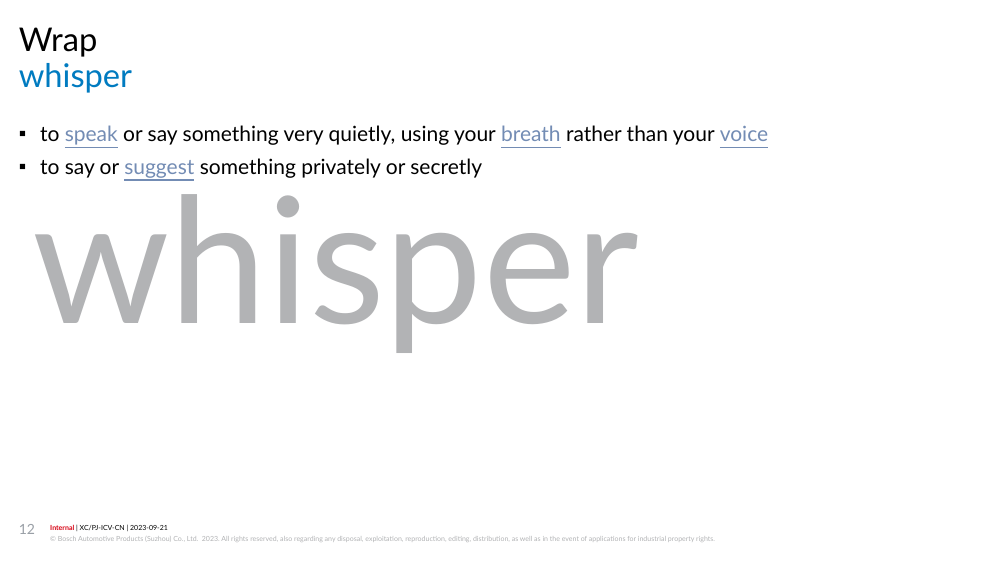
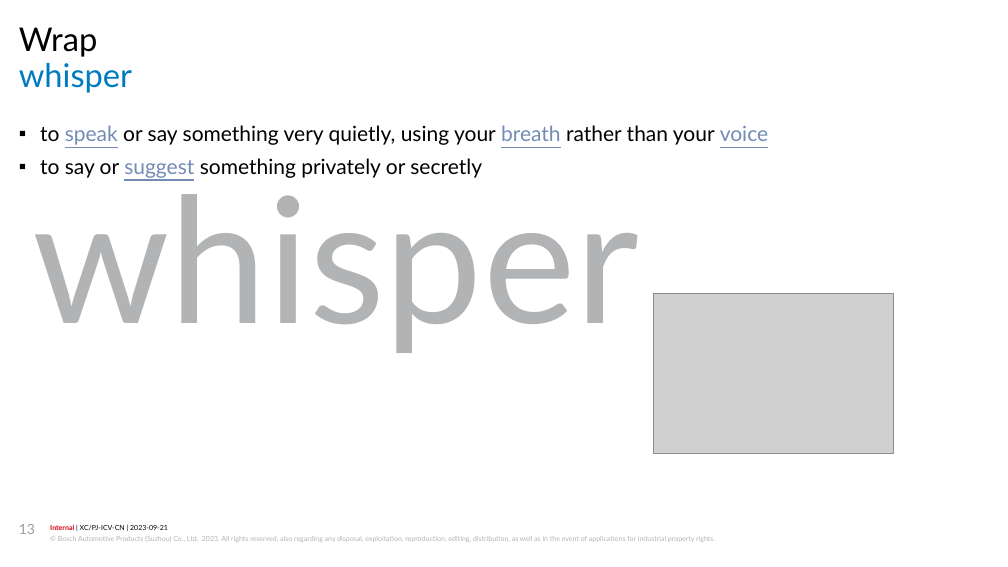
Before and after one commit to jiangyigithub/atomic-habit, a slide deck: slide 13 of longman 3000.pptx (slide 12 before the commit). Drawn at 1008x567 pixels with LibreOffice and Linux fonts; fonts in the diff are those of the drawing; grey boxes stand for pictures; background and template pictures are left out. Boxes give left, top, right and bottom in pixels: in the first picture for what was removed or moved away, otherwise in the second. Text is boxed around its words. In the diff, an @@ line names an element or a change of style, - is before the commit and + after.

```diff
--- a/longman 3000.pptx
+++ b/longman 3000.pptx
@@ picture added at <box>653,294,893,454</box> @@
@@ page number at <box>19,524,35,534</box>: text changed @@
-12
+13
```
Also in this commit, not shown: 10 other slides changed.
